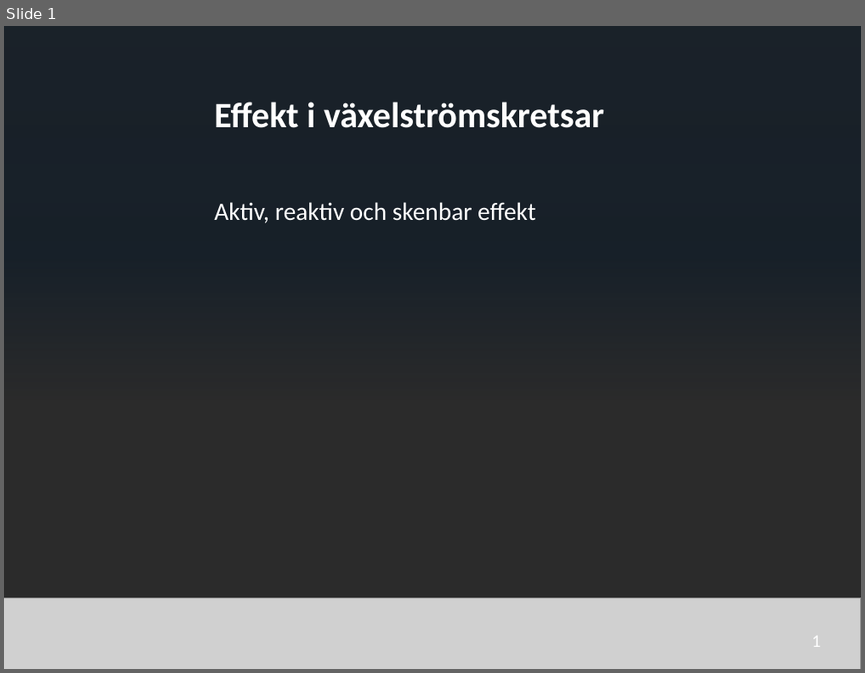
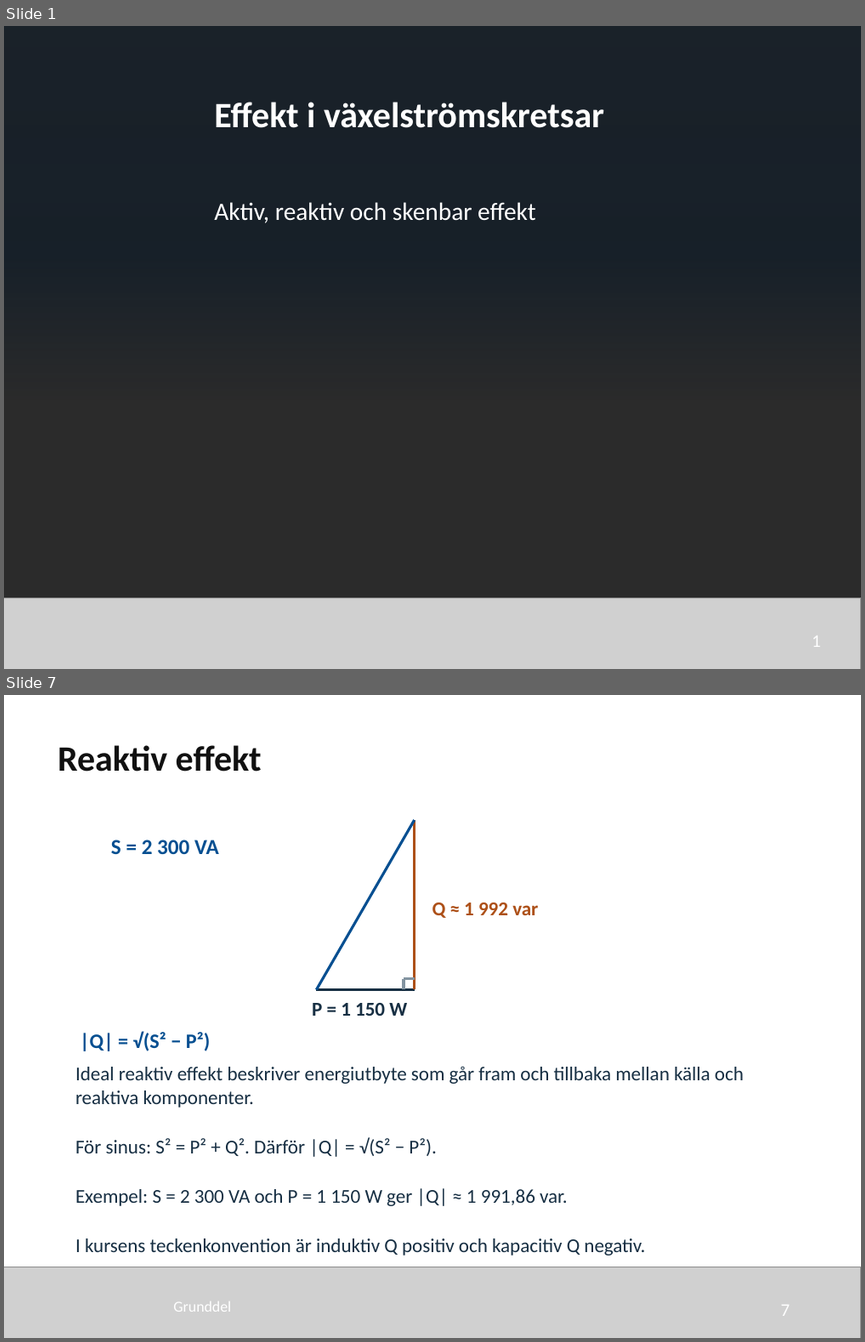
Before and after one commit to nj22az/nj22az.github.io, a slide deck: sjoskolan/vecka-40/aktuell/v40_03_Effekt_i_vaxelstromskretsar_elev.pptx. Shown one above the other, each under a label of ours: slide 1 before the commit, slides 1 and 7 after it; the slides between them are not shown. The pictures are 865x673 and 865x1342 pixels, drawn with LibreOffice and Linux fonts; fonts in the diff are those of the drawing; grey boxes stand for pictures; background and template pictures are left out; a plain dark background stands for a picture behind light text. Boxes give left, top, right and bottom in pixels: in the first picture for what was removed or moved away, otherwise in the second. Text is boxed around its words. In the diff, an @@ line names an element or a change of style, - is before the commit and + after.

```diff
--- a/sjoskolan/vecka-40/aktuell/v40_03_Effekt_i_vaxelstromskretsar_elev.pptx
+++ b/sjoskolan/vecka-40/aktuell/v40_03_Effekt_i_vaxelstromskretsar_elev.pptx
@@ slide 7 added at bbox=[4, 695, 861, 1338], background #FFFFFF @@
@@ text added at bbox=[58, 745, 262, 771], 30 pt, text #111111, bold @@
+Reaktiv effekt
@@ freeform shape added at bbox=[317, 820, 415, 990], outline #064F91 2.25 pt @@
@@ freeform shape added at bbox=[415, 820, 415, 990], outline #AD5018 2.25 pt @@
@@ text added at bbox=[111, 839, 219, 854], 18 pt, text #064F91, bold @@
+S = 2 300 VA
@@ text added at bbox=[432, 902, 538, 918], 16.5 pt, text #AD5018, bold @@
+Q ≈ 1 992 var
@@ freeform shape added at bbox=[317, 990, 415, 991], outline #172F43 2.25 pt @@
@@ freeform shape added at bbox=[404, 979, 414, 980], outline #8394A1 2.25 pt @@
@@ freeform shape added at bbox=[404, 979, 404, 989], outline #8394A1 2.25 pt @@
@@ text added at bbox=[312, 1003, 407, 1015], 16.5 pt, text #172F43, bold @@
+P = 1 150 W
@@ text added at bbox=[80, 1032, 211, 1051], 17.2 pt, text #064F91, bold @@
+|Q| = √(S² − P²)
@@ text added at bbox=[75, 1066, 744, 1255], 16.5 pt, text #172F43 @@
+Ideal reaktiv effekt beskriver energiutbyte som går fram och tillbaka mellan källa och reaktiva komponenter.
+För sinus: S² = P² + Q². Därför |Q| = √(S² − P²).
+Exempel: S = 2 300 VA och P = 1 150 W ger |Q| ≈ 1 991,86 var.
+I kursens teckenkonvention är induktiv Q positiv och kapacitiv Q negativ.
@@ picture added at bbox=[4, 1266, 861, 1338] @@
@@ text added at bbox=[173, 1301, 231, 1311], 12.8 pt, text #FFFFFF @@
+Grunddel
@@ text added at bbox=[781, 1304, 790, 1315], 15 pt, text #FFFFFF @@
+7
```
Also in this commit, not shown: 13 other slides added, 35 slides removed, 44 other files.
